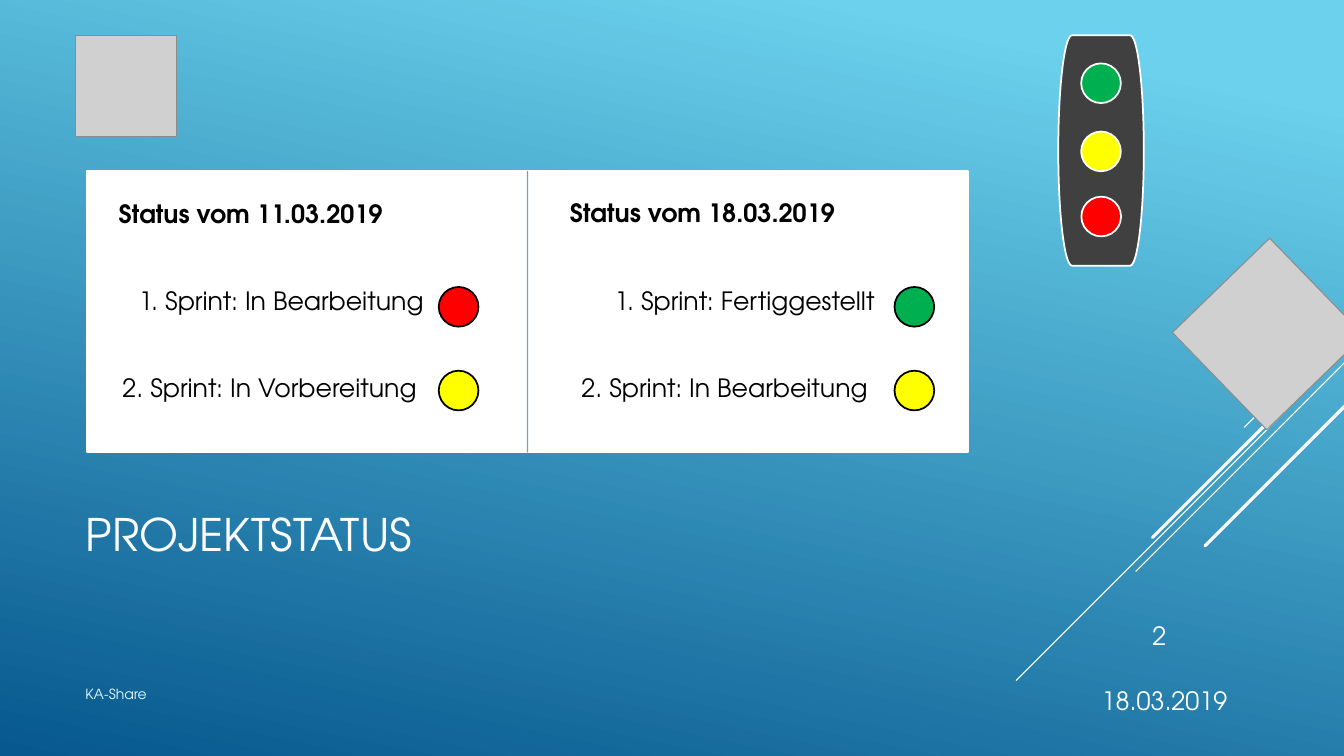
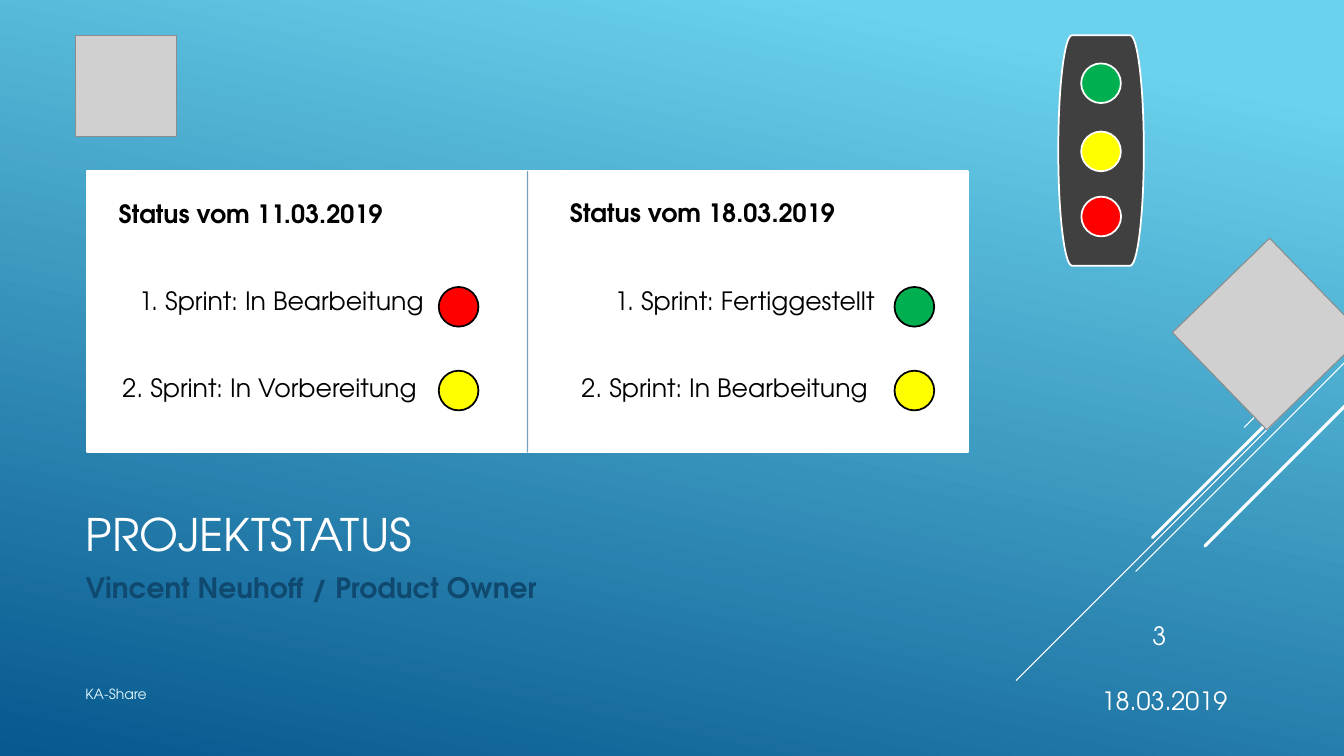
Before and after one commit to KanBen86/ProjektCarsharing, a slide deck: slide 3 of Präsentation/Statuspräsentation2.pptx (slide 2 before the commit). Drawn at 1344x756 pixels with LibreOffice and Linux fonts; fonts in the diff are those of the drawing; grey boxes stand for pictures. Boxes give left, top, right and bottom in pixels: in the first picture for what was removed or moved away, otherwise in the second. Text is boxed around its words. In the diff, an @@ line names an element or a change of style, - is before the commit and + after.

```diff
--- a/Präsentation/Statuspräsentation2.pptx
+++ b/Präsentation/Statuspräsentation2.pptx
@@ text added at bbox=[86, 577, 537, 598], 20 pt, text #0F496F, bold @@
+Vincent Neuhoff / Product Owner
@@ page number at bbox=[1152, 626, 1166, 646]: text changed @@
-2
+3
```
Also in this commit, not shown: 1 slide added.
